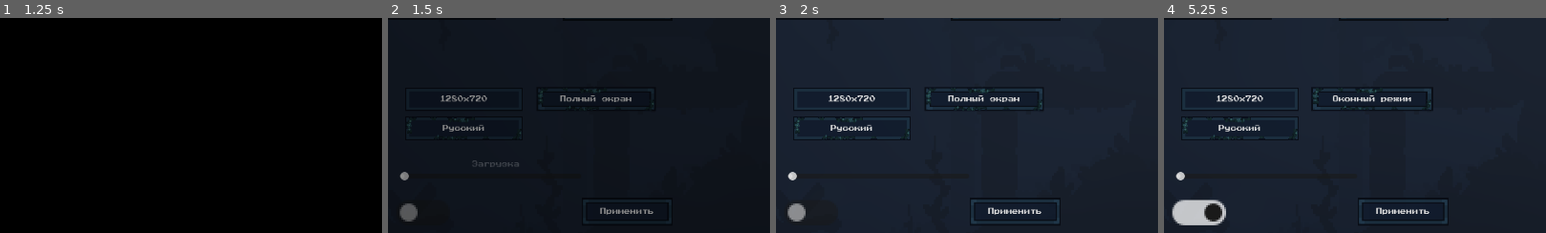
Above: before the commit, frames 1-4 (left to right).
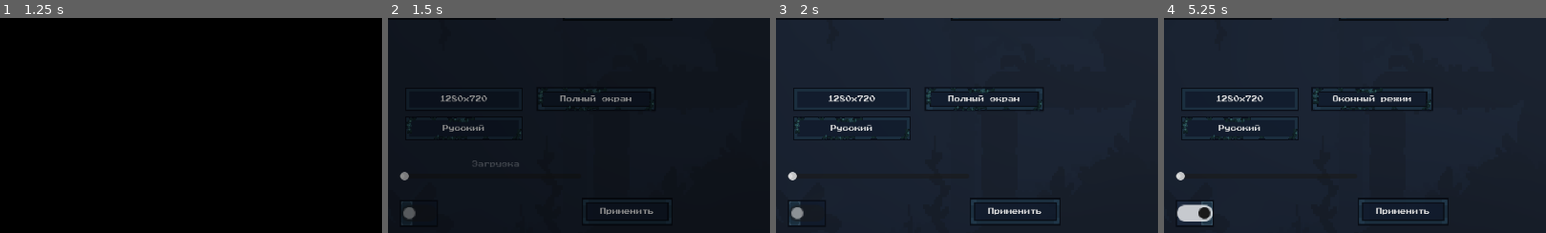
Above: after the commit, the same moments.

Repository: farisepi/fishhuyc
Game: Godot game, scene res://Fish Slaves/Base/Scenes/Menus/MainMenus/MainMenuAquarium.tscn
The game is run twice, just before and just after one commit, with the same random seed, the same clock (stepped at 60 frames per second) and the same inputs. Sound files missing from this copy of the repository are replaced by a short silence.
Inputs (mouse positions are % of the whole screen's width and height, from its top left):
- Up to frame 1 (1.25 s): click "Настройки" at 0.5 s
- Up to frame 2 (1.5 s): click "Начать игру" at 1.25 s
- Up to frame 3 (2 s): no input
- Up to frame 4 (5.25 s): click "Полный экран" at 2 s; click "Оконный режим" at 2.75 s; click "1280x720" at 3.5 s; click "Русский" at 4.25 s; click (40, 61) at 5 s
The pictures show only the part of the screen within x 36-86%, y 16-66%; the shares and areas given below are measured in that part.

Frame 1 is identical in both runs. In frame 2, 0.2% of the frame differs, in the area x 3-8%, y 85-97%; in frame 3, 0.3%; in frame 4, 1.0%, in the area x 2-17%, y 84-97%.

Commit message:
свитч в аквариуме

Diff:
--- a/Fish Slaves/Base/Scenes/Menus/SettingMenus/SettingsMenuAquarium.tscn
+++ b/Fish Slaves/Base/Scenes/Menus/SettingMenus/SettingsMenuAquarium.tscn
@@ -6,14 +6,16 @@
 [ext_resource type="StyleBox" uid="uid://ckokayo6gx4bi" path="res://Fish Slaves/Textures/Interface/MenuButtons/FallMenuMenuButtons/FallMenuAquariumMenuButtons/FallingAquariumMenuButton/FallingAquariumMenuButtonNormal.tres" id="3_xchot"]
 [ext_resource type="StyleBox" uid="uid://d1dbikuie2cjm" path="res://Fish Slaves/Textures/Interface/MenuButtons/SmallMenuButtons/SmallAquariumMenuButtons/SmallAquariumMenuButtonPressed.tres" id="4_dbauv"]
 [ext_resource type="StyleBox" uid="uid://deevbbukdau1k" path="res://Fish Slaves/Textures/Interface/MenuButtons/SmallMenuButtons/SmallAquariumMenuButtons/SmallAquariumMenuButtonHover.tres" id="5_bb24s"]
-[ext_resource type="Texture2D" uid="uid://bov62f8x3pnow" path="res://Fish Slaves/Textures/Interface/MenuButtons/MenuSwitchs/AquariumMenuSwitchs/AquariumSwitchOff.png" id="7_ugdgc"]
+[ext_resource type="Texture2D" uid="uid://bov62f8x3pnow" path="res://Fish Slaves/Textures/Interface/MenuButtons/MenuSwitchs/AquariumMenuSwitchs/AquariumSwitchOff/AquariumSwitchOff.png" id="7_ugdgc"]
 [ext_resource type="Texture2D" uid="uid://bd2sngokktcdy" path="res://Fish Slaves/Textures/Effects/MainMenuButtonAttributes/ButtonAcuariumMenuSeaweed.png" id="7_xpquy"]
 [ext_resource type="StyleBox" uid="uid://dfca6b7n4m2is" path="res://Fish Slaves/Textures/Interface/MenuButtons/FallMenuMenuButtons/FallMenuAquariumMenuButtons/FallingAquariumMenuButton/FallingAquariumMenuButtonPressed.tres" id="8_4m4e8"]
 [ext_resource type="StyleBox" uid="uid://bce6qjy25g6nc" path="res://Fish Slaves/Textures/Interface/MenuButtons/FallMenuMenuButtons/FallMenuAquariumMenuButtons/FallingAquariumMenuButton/FallingAquariumMenuButtonHover.tres" id="9_td0rv"]
 [ext_resource type="Script" uid="uid://dnrp3q15e0g45" path="res://Fish Slaves/Base/Scripts/Overlay/Interface/FpsCounter.gd" id="9_ugdgc"]
 [ext_resource type="Script" uid="uid://bdlkqctyc07cu" path="res://Fish Slaves/Base/Scripts/Menus/MainMenus/MainMenuAssistant/MainMenuCamera.gd" id="10_l8d1f"]
 [ext_resource type="StyleBox" uid="uid://cyabga62sx7pc" path="res://Fish Slaves/Textures/Interface/MenuButtons/FallMenuMenuButtons/FallMenuAquariumMenuButtons/FallingAquariumMenuButton/FallingAquariumMenuButtonDisaibled.tres" id="10_nmydp"]
+[ext_resource type="StyleBox" uid="uid://dbhu8rxysob6n" path="res://Fish Slaves/Textures/Interface/MenuButtons/MenuSwitchs/AquariumMenuSwitchs/AquariumSwitchOff/AquariumSwitchOffNormal.tres" id="11_nmydp"]
 [ext_resource type="Script" uid="uid://bjlr8wnel8a1r" path="res://Fish Slaves/Base/Scripts/Managers/AquariumButtonsSeaweedApplier.gd" id="12_kd3mb"]
+[ext_resource type="StyleBox" uid="uid://cvlaa0s3gp5dj" path="res://Fish Slaves/Textures/Interface/MenuButtons/MenuSwitchs/AquariumMenuSwitchs/AquariumSwitchOn/AquariumSwitchOnNormal.tres" id="12_p7da6"]
 [ext_resource type="Shader" uid="uid://cngn6o7qapl32" path="res://Fish Slaves/Base/Shaders/Act1AquariumLevelShaders/Act1AquariumShader.gdshader" id="13_2vibe"]
 
 [sub_resource type="DPITexture" id="DPITexture_xchot"]
@@ -150,11 +152,17 @@
 
 [node name="FPSCheck" type="CheckButton" parent="GraphicsPage" unique_id=626264177]
 layout_mode = 0
-offset_left = 444.0
-offset_top = 397.0
-offset_right = 488.0
-offset_bottom = 421.0
-scale = Vector2(3, 3)
+offset_left = 471.0
+offset_top = 412.0
+offset_right = 503.0
+offset_bottom = 434.33334
+scale = Vector2(2, 2)
+theme_override_styles/normal = ExtResource("11_nmydp")
+theme_override_styles/pressed = ExtResource("12_p7da6")
+theme_override_styles/hover = ExtResource("11_nmydp")
+theme_override_styles/hover_pressed = ExtResource("12_p7da6")
+theme_override_styles/disabled = ExtResource("12_p7da6")
+theme_override_styles/focus = ExtResource("12_p7da6")
 theme_override_icons/unchecked_mirrored = ExtResource("7_ugdgc")
 
 [node name="CameraSensivityLabel" type="Label" parent="GraphicsPage" unique_id=1931320122]
@@ -616,10 +624,10 @@
 anchors_preset = 15
 anchor_right = 1.0
 anchor_bottom = 1.0
-offset_left = -87.0
-offset_top = -79.0
-offset_right = 1329.0
-offset_bottom = 789.0
+offset_left = -90.0
+offset_top = -74.0
+offset_right = 1326.0
+offset_bottom = 794.0
 grow_horizontal = 2
 grow_vertical = 2
 mouse_filter = 2
--- a/Fish Slaves/Base/Scenes/Menus/SettingMenus/SettingsMenuFactory.tscn
+++ b/Fish Slaves/Base/Scenes/Menus/SettingMenus/SettingsMenuFactory.tscn
@@ -8,7 +8,7 @@
 [ext_resource type="StyleBox" uid="uid://c0ck1x27nrwfj" path="res://Fish Slaves/Textures/Interface/MenuButtons/FallMenuMenuButtons/FallMenuFactoryMenuButtons/FallingFalledMenuButton/FallingFactoryMenuButtonNormal.tres" id="6_6hsp8"]
 [ext_resource type="StyleBox" uid="uid://cbd42ikbtrhos" path="res://Fish Slaves/Textures/Interface/MenuButtons/FallMenuMenuButtons/FallMenuFactoryMenuButtons/FallingFalledMenuButton/FallingFactoryMenuButtonPressed.tres" id="7_6hsp8"]
 [ext_resource type="StyleBox" uid="uid://8w80r31dxqhk" path="res://Fish Slaves/Textures/Interface/MenuButtons/FallMenuMenuButtons/FallMenuFactoryMenuButtons/FallingFalledMenuButton/FallingFactoryMenuButtonHover.tres" id="8_a2cw7"]
-[ext_resource type="Texture2D" uid="uid://bov62f8x3pnow" path="res://Fish Slaves/Textures/Interface/MenuButtons/MenuSwitchs/AquariumMenuSwitchs/AquariumSwitchOff.png" id="8_vvur5"]
+[ext_resource type="Texture2D" uid="uid://bov62f8x3pnow" path="res://Fish Slaves/Textures/Interface/MenuButtons/MenuSwitchs/AquariumMenuSwitchs/AquariumSwitchOff/AquariumSwitchOff.png" id="8_vvur5"]
 [ext_resource type="Script" uid="uid://dnrp3q15e0g45" path="res://Fish Slaves/Base/Scripts/Overlay/Interface/FpsCounter.gd" id="9_3ivvd"]
 [ext_resource type="StyleBox" uid="uid://4rsmhqrh86tv" path="res://Fish Slaves/Textures/Interface/MenuButtons/FallMenuMenuButtons/FallMenuFactoryMenuButtons/FallingFalledMenuButton/FallingFactoryMenuButtonDisaibled.tres" id="9_j8y4l"]
 [ext_resource type="Script" uid="uid://bdlkqctyc07cu" path="res://Fish Slaves/Base/Scripts/Menus/MainMenus/MainMenuAssistant/MainMenuCamera.gd" id="10_o1jbc"]
--- /dev/null
+++ b/Fish Slaves/Textures/Interface/MenuButtons/MenuSwitchs/AquariumMenuSwitchs/AquariumSwitchOff/AquariumSwitchOffNormal.tres
@@ -0,0 +1,7 @@
+[gd_resource type="StyleBoxTexture" format=3 uid="uid://dbhu8rxysob6n"]
+
+[ext_resource type="Texture2D" uid="uid://bov62f8x3pnow" path="res://Fish Slaves/Textures/Interface/MenuButtons/MenuSwitchs/AquariumMenuSwitchs/AquariumSwitchOff/AquariumSwitchOff.png" id="1_ehaeg"]
+
+[resource]
+texture = ExtResource("1_ehaeg")
+modulate_color = Color(0.5391072, 0.5391072, 0.5391072, 0.78431374)
--- /dev/null
+++ b/Fish Slaves/Textures/Interface/MenuButtons/MenuSwitchs/AquariumMenuSwitchs/AquariumSwitchOn/AquariumSwitchOnNormal.tres
@@ -0,0 +1,7 @@
+[gd_resource type="StyleBoxTexture" format=3 uid="uid://cvlaa0s3gp5dj"]
+
+[ext_resource type="Texture2D" uid="uid://chs8stxjps5te" path="res://Fish Slaves/Textures/Interface/MenuButtons/MenuSwitchs/AquariumMenuSwitchs/AquariumSwitchOn/AquariumSwitchOn.png" id="1_cijfc"]
+
+[resource]
+texture = ExtResource("1_cijfc")
+modulate_color = Color(0.5391072, 0.5391072, 0.5391072, 0.78431374)
Renamed: Fish Slaves/Textures/Interface/MenuButtons/MenuSwitchs/AquariumMenuSwitchs/AquariumSwitchOff.png -> Fish Slaves/Textures/Interface/MenuButtons/MenuSwitchs/AquariumMenuSwitchs/AquariumSwitchOff/AquariumSwitchOff.png
Renamed: Fish Slaves/Textures/Interface/MenuButtons/MenuSwitchs/AquariumMenuSwitchs/AquariumSwitchOn.png -> Fish Slaves/Textures/Interface/MenuButtons/MenuSwitchs/AquariumMenuSwitchs/AquariumSwitchOn/AquariumSwitchOn.png
